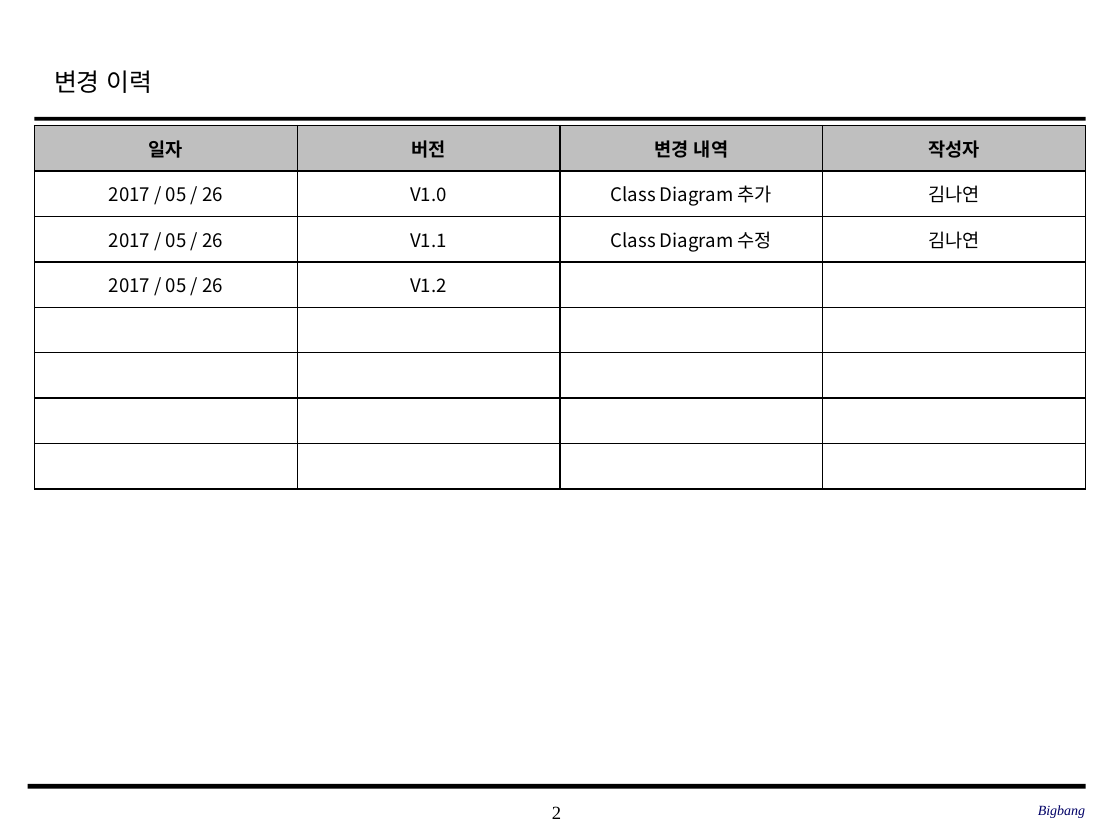
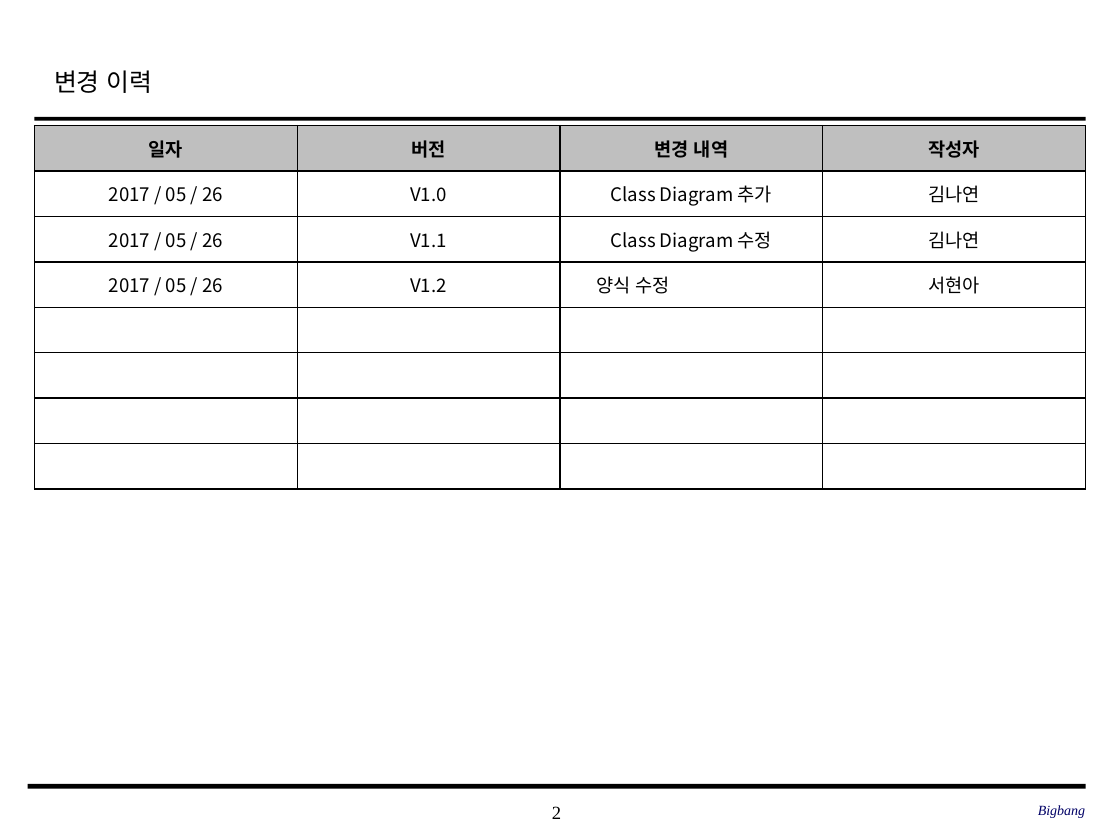
Before and after one commit to SE-admin/SE2017_1_bigbang, a slide deck: slide 2 of doc/3_ 설계서/Class Design.pptx. Drawn at 1120x840 pixels with LibreOffice and Linux fonts; fonts in the diff are those of the drawing; background and template pictures are left out. Boxes give left, top, right and bottom in pixels: in the first picture for what was removed or moved away, otherwise in the second. Text is boxed around its words. In the diff, an @@ line names an element or a change of style, - is before the commit and + after.

Commit message:
Class Design.pptx 수정 양식 수정

```diff
--- a/doc/3_ 설계서/Class Design.pptx
+++ b/doc/3_ 설계서/Class Design.pptx
@@ table at (35, 125, 1088, 488) @@
-row 4, column 3: 
+row 4, column 3: 양식 수정
-row 4, column 4: 
+row 4, column 4: 서현아
```
